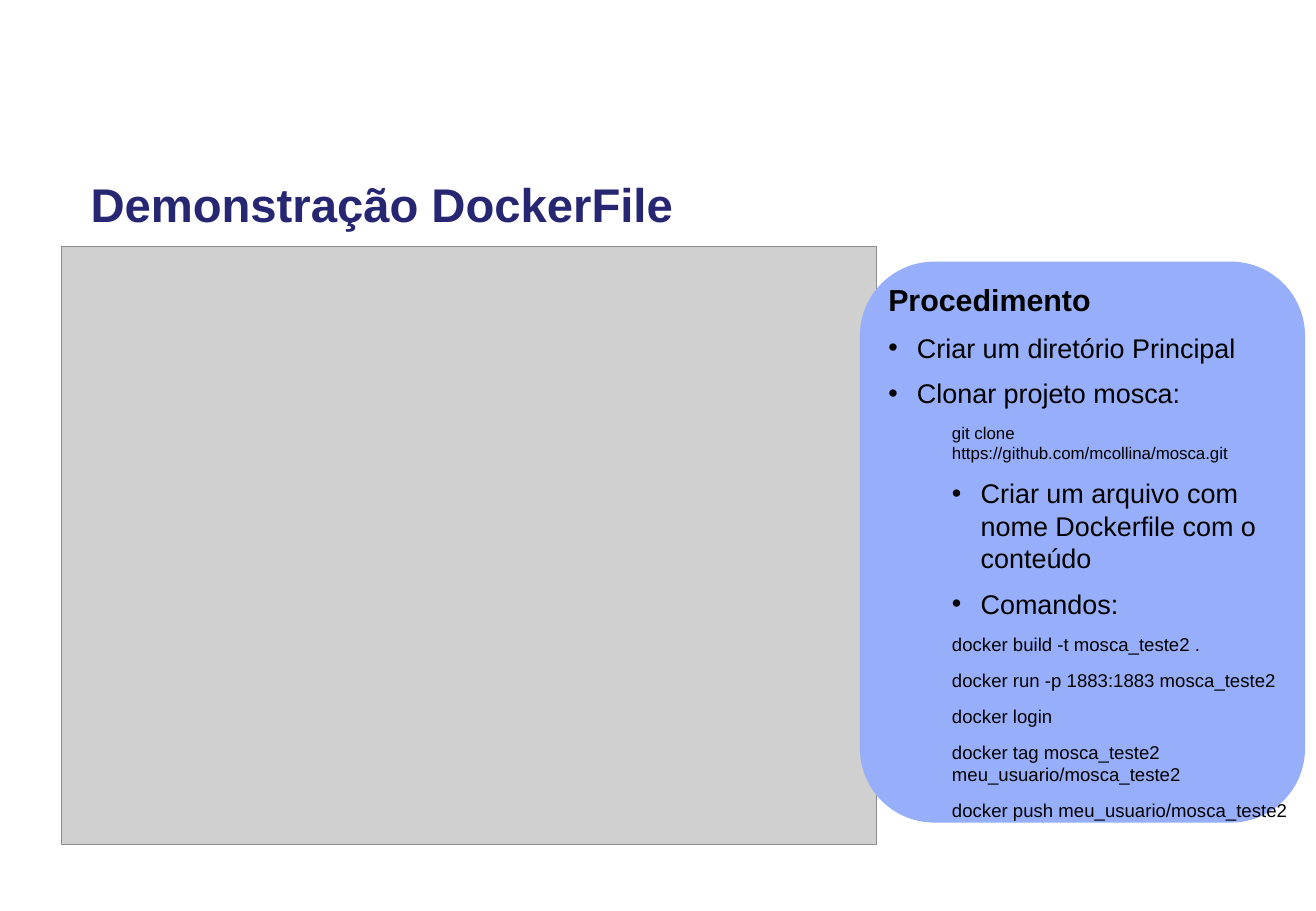
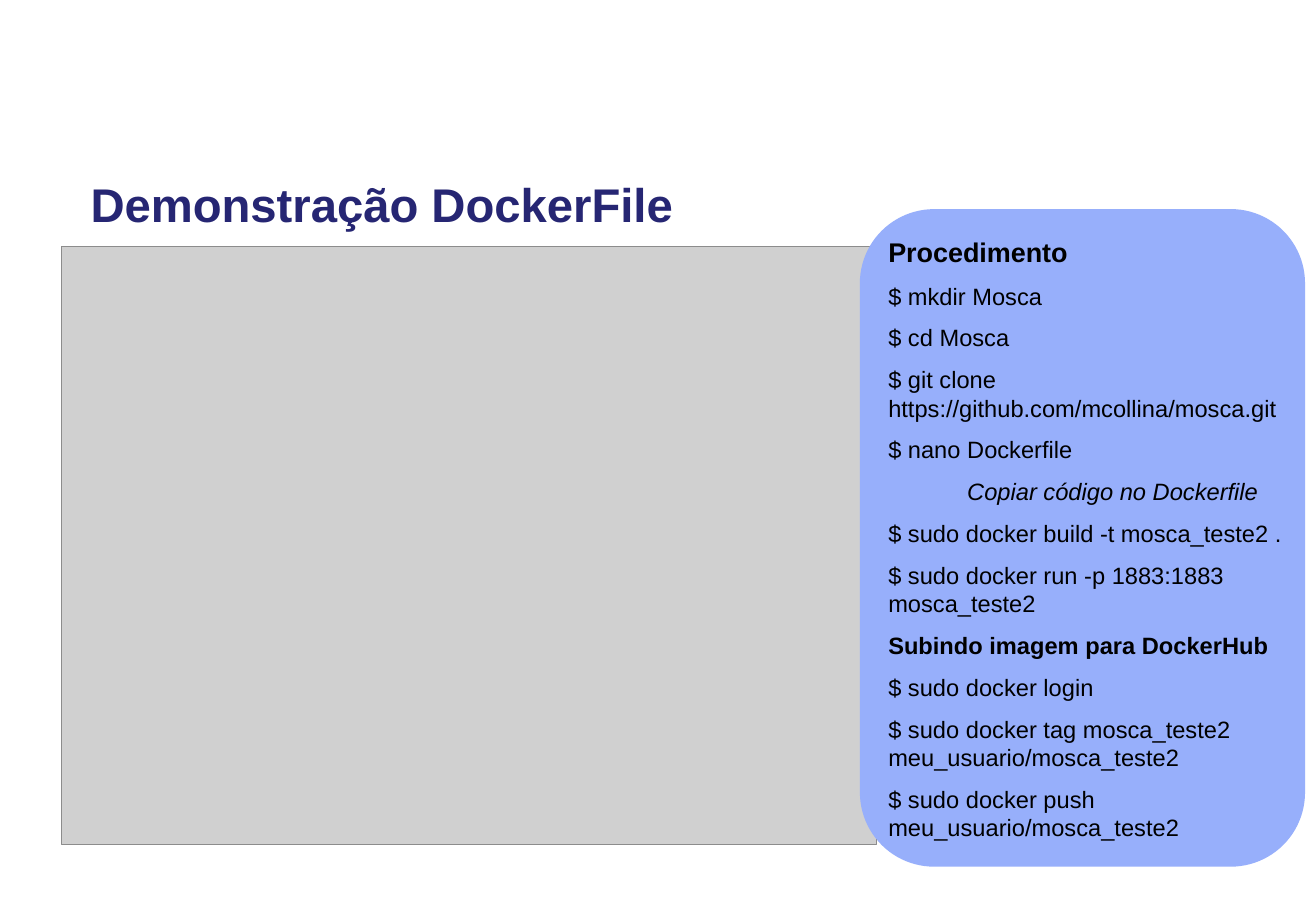
Before and after one commit to tuliovileladias/DEMO_DOCKER, a slide deck: slide 18 of Apresentacao Docker.ppt. Drawn at 1316x911 pixels with LibreOffice and Linux fonts; fonts in the diff are those of the drawing; grey boxes stand for pictures; background and template pictures are left out. Boxes give left, top, right and bottom in pixels: in the first picture for what was removed or moved away, otherwise in the second. Text is boxed around its words. In the diff, an @@ line names an element or a change of style, - is before the commit and + after.

```diff
--- a/Apresentacao Docker.ppt
+++ b/Apresentacao Docker.ppt
@@ freeform shape: place and size @@
-freeform shape at (860,261,1305,823)
+freeform shape at (860,209,1305,866)
@@ text "Procedimento": place and size @@
-text "Procedimento" at (888,289,1286,821)
+text "Procedimento" at (888,242,1276,841)
@@ text at (888,242,1067,263): size 18 to 16 pt in "Procedimento" @@
@@ text at (888,288,1276,841): text changed; size 11 to 14 pt @@
-• Criar um diretório Principal
-• Clonar projeto mosca:
-  git clone https://github.com/mcollina/mosca.git
-• Criar um arquivo com nome Dockerfile com o conteúdo
-• Comandos:
-  docker build -t mosca_teste2 .
-  docker run -p 1883:1883 mosca_teste2
-  docker login
-  docker tag mosca_teste2 meu_usuario/mosca_teste2
-  docker push meu_usuario/mosca_teste2
+$ mkdir Mosca
+$ cd Mosca
+$ git clone https://github.com/mcollina/mosca.git
+$ nano Dockerfile
+Copiar código no Dockerfile
+$ sudo docker build -t mosca_teste2 .
+$ sudo docker run -p 1883:1883 mosca_teste2
+Subindo imagem para DockerHub
+$ sudo docker login
+$ sudo docker tag mosca_teste2 meu_usuario/mosca_teste2
+$ sudo docker push meu_usuario/mosca_teste2
```
Also in this commit, not shown: 5 other slides changed.
